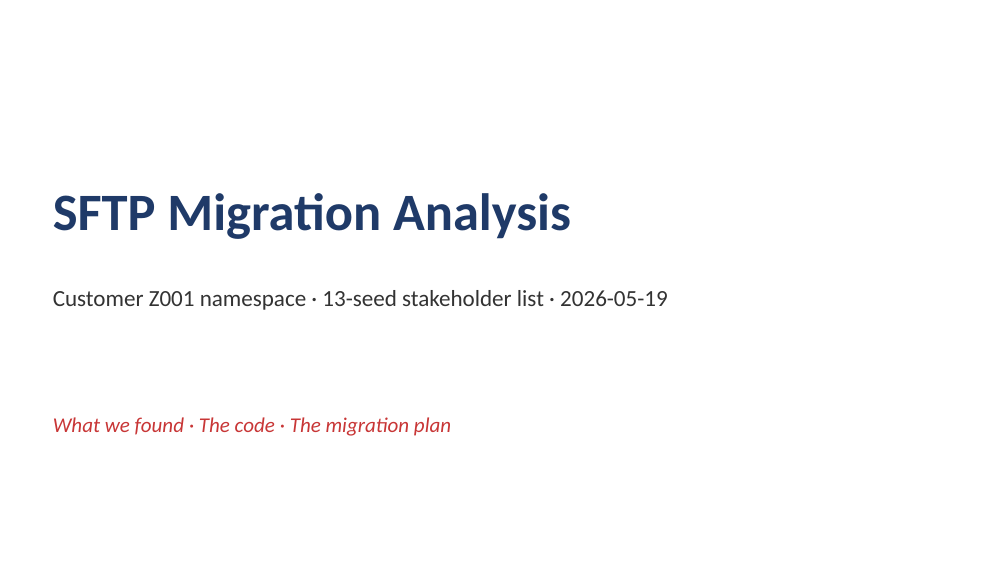
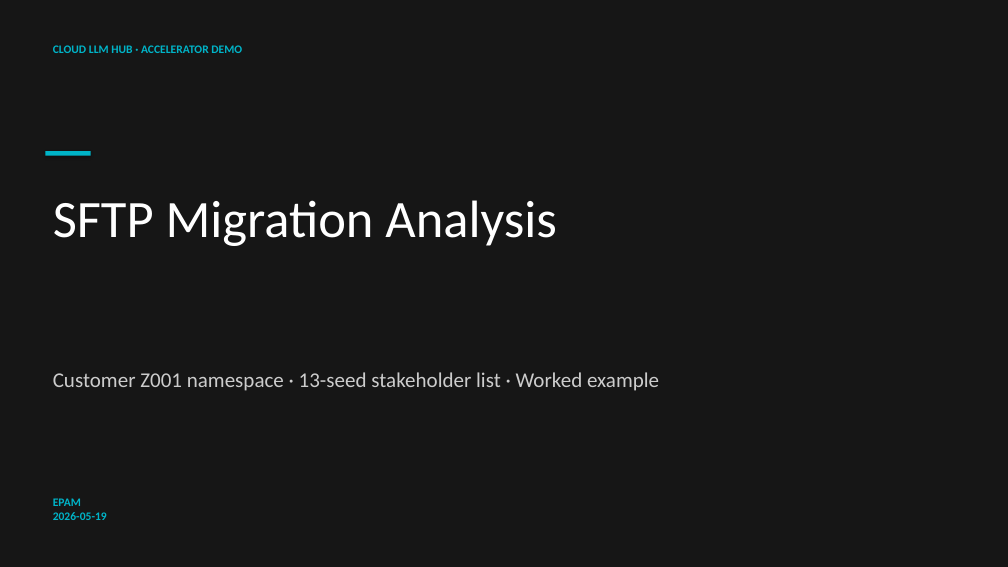
Before and after one commit to fr0ster/cloud-llm-hub, a slide deck: slide 1 of docs/tutorials/codebase-analysis/examples/report.pptx. Drawn at 1008x567 pixels with LibreOffice and Linux fonts; fonts in the diff are those of the drawing. Boxes give left, top, right and bottom in pixels: in the first picture for what was removed or moved away, otherwise in the second. Text is boxed around its words. In the diff, an @@ line names an element or a change of style, - is before the commit and + after.

```diff
--- a/docs/tutorials/codebase-analysis/examples/report.pptx
+++ b/docs/tutorials/codebase-analysis/examples/report.pptx
@@ rectangle added at (x1=0, y1=0, x2=1008, y2=567), fill #161616 @@
@@ text added at (x1=53, y1=45, x2=242, y2=53), 11 pt, text #00B4C8, bold @@
+CLOUD LLM HUB · ACCELERATOR DEMO
@@ rectangle added at (x1=45, y1=151, x2=91, y2=156), fill #00B4C8 @@
@@ text "SFTP Migration Analysis" moved from (x1=53, y1=193, x2=571, y2=239) to (x1=53, y1=200, x2=557, y2=246) @@
@@ text "SFTP Migration Analysis" at (x1=53, y1=200, x2=557, y2=246): text colour #1F3A68 to #FFFFFF, bold off @@
@@ text at (x1=53, y1=372, x2=659, y2=391): text changed; size 22 to 20 pt; text colour #333333 to #CCCCCC @@
-Customer Z001 namespace · 13-seed stakeholder list · 2026-05-19
+Customer Z001 namespace · 13-seed stakeholder list · Worked example
@@ text removed at (x1=53, y1=417, x2=451, y2=436) @@
-What we found · The code · The migration plan
@@ text added at (x1=53, y1=498, x2=107, y2=520), 11 pt, text #00B4C8, bold @@
+EPAM
+2026-05-19
```
Also in this commit, not shown: 10 other slides changed, 1 slide added, 2 slides removed, 23 other files.
